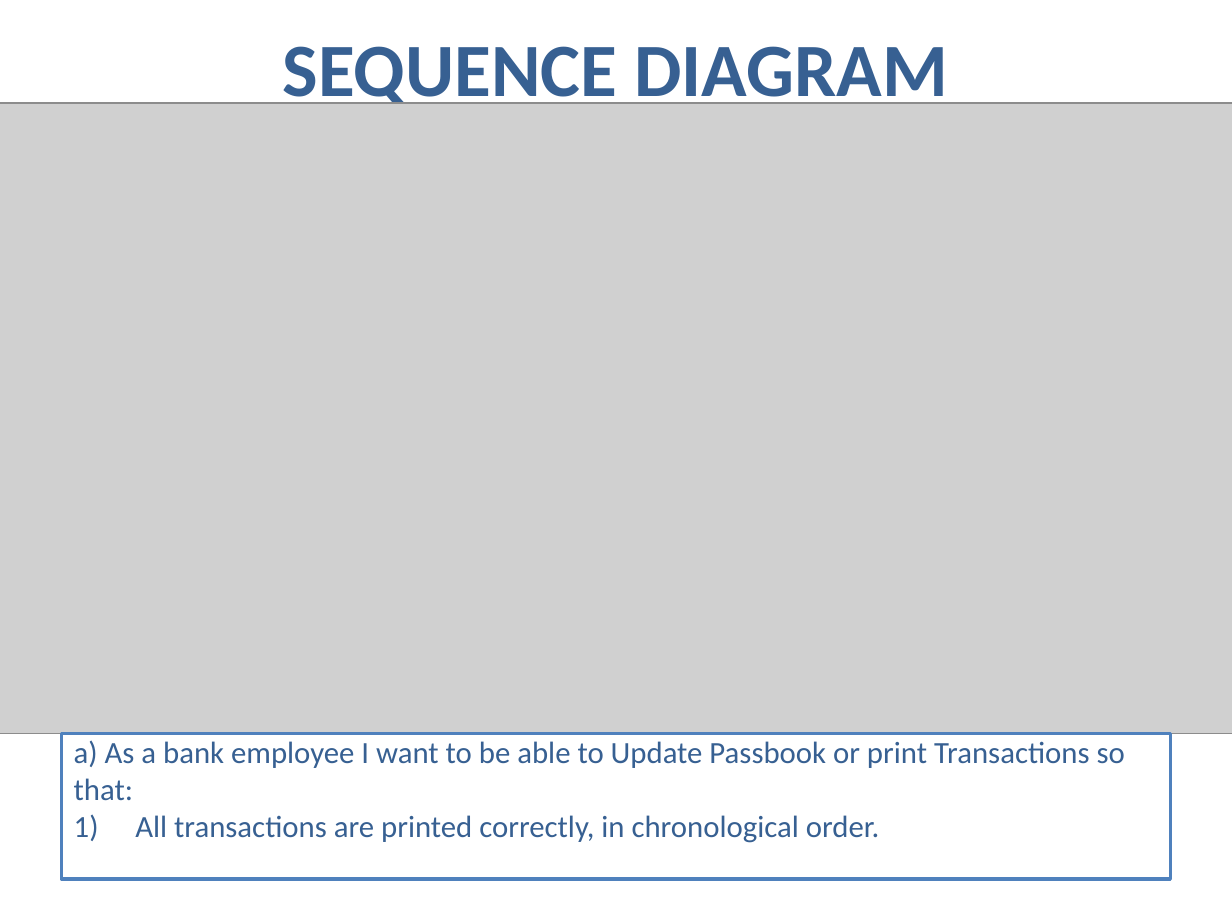
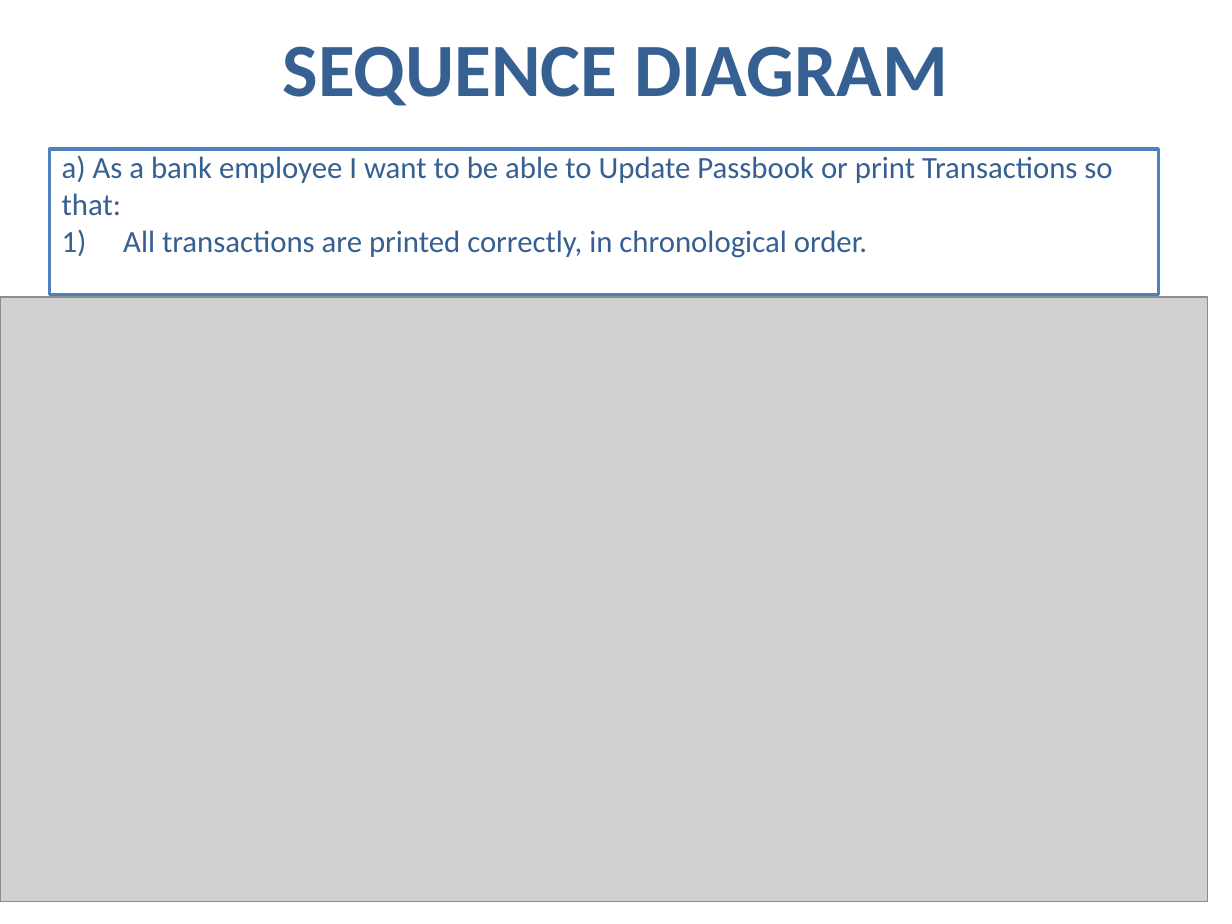
Before and after one commit to SamanwayCapg/Pecunia_codes, a slide deck: slide 7 of Presentation Ayush.pptx. Drawn at 1232x924 pixels with LibreOffice and Linux fonts; fonts in the diff are those of the drawing; grey boxes stand for pictures. Boxes give left, top, right and bottom in pixels: in the first picture for what was removed or moved away, otherwise in the second. Text is boxed around its words. In the diff, an @@ line names an element or a change of style, - is before the commit and + after.

```diff
--- a/Presentation Ayush.pptx
+++ b/Presentation Ayush.pptx
@@ picture removed at box(0, 103, 1232, 734) @@
@@ rectangle "a) As a bank employee ...": place and size @@
-rectangle "a) As a bank employee ..." at box(62, 733, 1170, 878)
+rectangle "a) As a bank employee ..." at box(49, 149, 1158, 294)
@@ picture added at box(0, 297, 1207, 902) @@
```
Also in this commit, not shown: 5 other slides changed.
